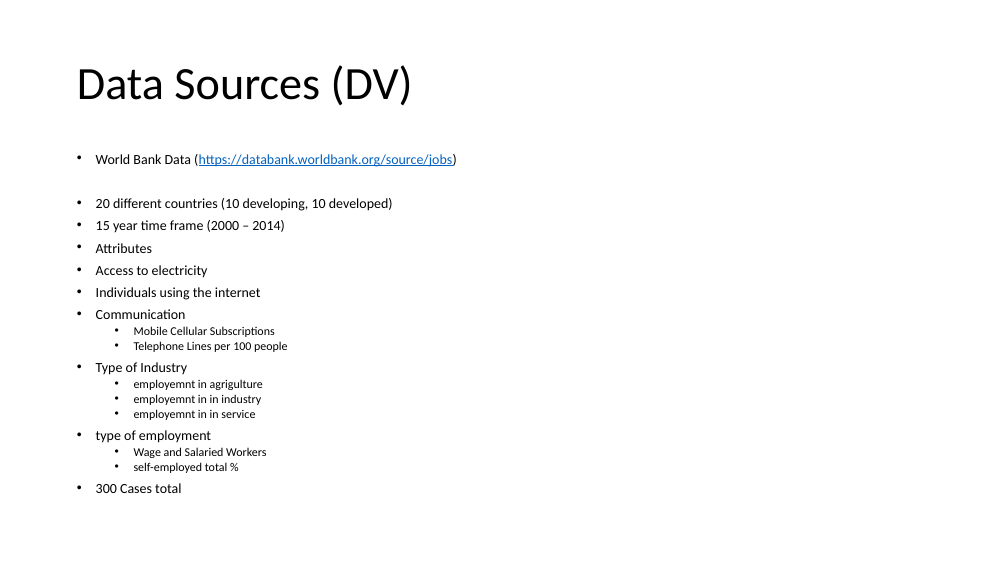
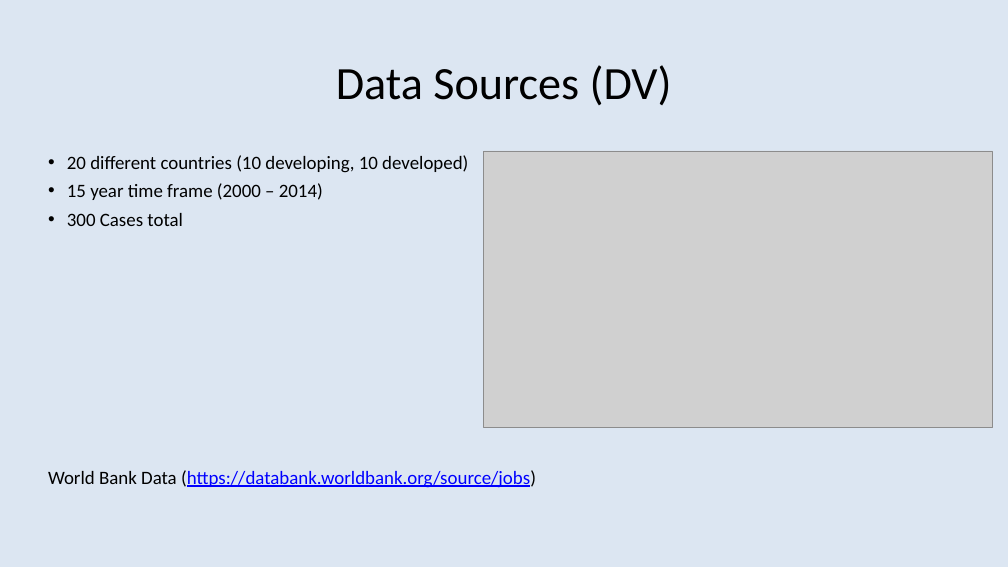
Before and after one commit to dustinak80/Information-Visualization, a slide deck: slide 5 of Project/Project Proposal.pptx. Drawn at 1008x567 pixels with LibreOffice and Linux fonts; fonts in the diff are those of the drawing; grey boxes stand for pictures. Boxes give left, top, right and bottom in pixels: in the first picture for what was removed or moved away, otherwise in the second. Text is boxed around its words. In the diff, an @@ line names an element or a change of style, - is before the commit and + after.

```diff
--- a/Project/Project Proposal.pptx
+++ b/Project/Project Proposal.pptx
@@ background #FFFFFF to #DCE6F2 @@
@@ title "Data Sources (DV)" at [336,65,672,105]: alignment left to centre @@
@@ text "20 different countries (10 developing, ...": place and size @@
-text "20 different countries (10 developing, ..." at [96,154,457,493]
+text "20 different countries (10 developing, ..." at [48,155,536,488]
@@ text at [67,155,468,226]: size 13.3 to 18 pt in "20 different countries (10 developing, 10 developed)", "15 year time frame (2000 – 2014)", "300 Cases total"; line spacing 0.7 to 0.8 @@
@@ text at [96,154,457,167]: paragraph removed @@
-• World Bank Data (https://databank.worldbank.org/source/jobs)
@@ picture added at [484,151,993,428] @@
@@ text at [96,243,266,473]: paragraphs removed @@
-• Attributes
-• Access to electricity
-• Individuals using the internet
-• Communication
-  • Mobile Cellular Subscriptions
-  • Telephone Lines per 100 people
-• Type of Industry
-  • employemnt in agrigulture
-  • employemnt in in industry
-  • employemnt in in service
-• type of employment
-  • Wage and Salaried Workers
-  • self-employed total %
@@ text at [48,470,536,488]: paragraph added @@
+World Bank Data (https://databank.worldbank.org/source/jobs)
```
Also in this commit, not shown: 8 other slides changed.
